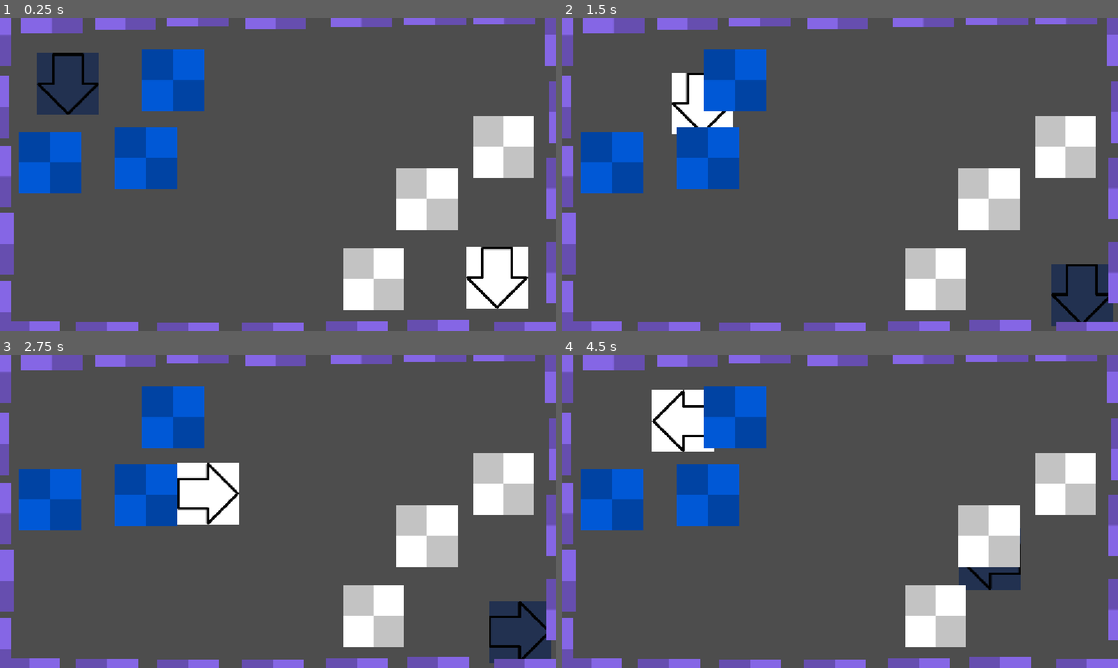
Above: before the commit, frames 1-4 (two rows, left to right).
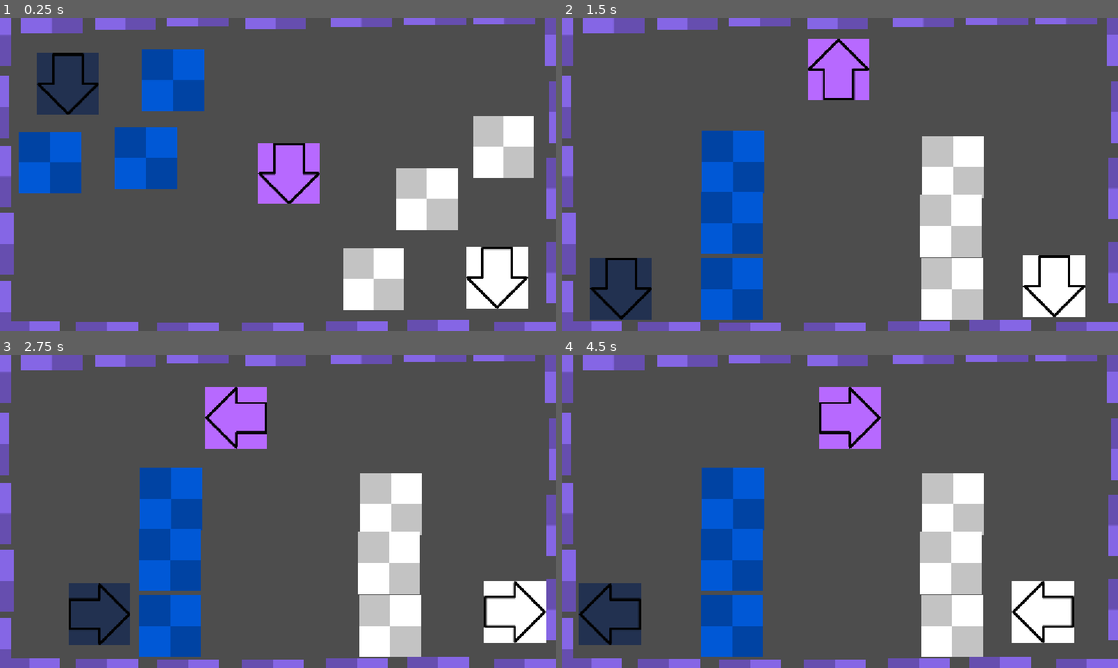
Above: after the commit, the same moments.

Repository: Equipe-Plasma/Switch-Shadow
Game: Godot game, scene res://fase/fase 1/fase_1.tscn
The game is run twice, just before and just after one commit, with the same random seed, the same clock (stepped at 60 frames per second) and the same inputs. Before the commit the project starts from res://fase/fase_1.tscn.
Inputs:
- Up to frame 1 (0.25 s): no input
- Up to frame 2 (1.5 s): tap Enter (proxima_fase, bound only after the commit) at 0.5, 0.8, 1.35 s; hold D (mover_direita) 0.53-1.28 s; hold Space (trocar_sombra) 0.53-1.28 s; hold S (mover_baixo) from 1.28 s (still down)
- Up to frame 3 (2.75 s): tap Space (trocar_sombra) at 1.55 s; release S (mover_baixo) at 2.03 s; hold D (mover_direita) from 2.03 s (still down); hold Space (trocar_sombra) from 2.03 s (still down); tap Enter (proxima_fase, bound only after the commit) at 2.3 s
- Up to frame 4 (4.5 s): release D (mover_direita) at 2.78 s; release Space (trocar_sombra) at 2.78 s; hold W (mover_cima) 2.78-3.53 s; tap Enter (proxima_fase, bound only after the commit) at 2.85, 3.8, 4.35 s; tap Space (trocar_sombra) at 3.05 s; hold Space (trocar_sombra) 3.53-4.28 s; hold A (mover_esquerda) from 3.53 s (still down)

The runs differ from the first frame. In frame 1, 2.2% of the frame differs, in the area x 46-58%, y 40-60%; in frame 2, 29%; in frame 3, 29%; in frame 4, 29%, in the area x 3-96%, y 10-97%.

Commit message:
sombra reversa adicionada

Diff:
--- /dev/null
+++ b/fase/fase 1/fase_1.gd
@@ -0,0 +1,51 @@
+extends Node2D
+
+@onready var player: CharacterBody2D = $Player
+@onready var sombra: CharacterBody2D = $Sombra
+
+func _unhandled_input(event: InputEvent) -> void:
+	# Quando o jogador apertar o botão de troca (ESPAÇO)
+	if event.is_action_pressed("trocar_sombra"):
+		trocar_posicoes()
+
+	# Atalho para avançar de fase ao apertar Enter (ui_accept)
+	if event.is_action_pressed("proxima_fase"):
+		# Substitua pelo caminho real do seu arquivo fase_2.tscn
+		get_tree().change_scene_to_file("res://fase/fase 2/fase_2.tscn")
+
+func trocar_posicoes() -> void:
+	if player == null or sombra == null:
+		return
+
+	if not pode_trocar_posicoes():
+		print("Acão bloqueada:Personagem na parede!! ")
+		return
+
+	# Se estiver tudo certo, executa a troca
+	realizar_troca()
+
+func pode_trocar_posicoes() -> bool:
+	# 1. Simula a posição de destino do Player
+	var trans_player_destino = player.global_transform
+	trans_player_destino.origin = sombra.global_position
+
+	# 2. Simula a posição de destino da Sombra
+	var trans_sombra_destino = sombra.global_transform
+	trans_sombra_destino.origin = player.global_position
+
+	# 3. Verifica se algum deles esta na sua parede
+	var player_bate = player.test_move(trans_player_destino, Vector2.ZERO)
+	var sombra_bate = sombra.test_move(trans_sombra_destino, Vector2.ZERO)
+
+	# Retorna verdadeiro apenas se ambos estiverem livres para a troca
+	return not (player_bate or sombra_bate)
+
+func realizar_troca() -> void:
+	# Guardamos temporariamente a posição exata do player
+	var pos_temp_player = player.global_position
+
+	# O Player vai para a posição da Sombra
+	player.global_position = sombra.global_position
+
+	# A Sombra vai para onde o Player estava
+	sombra.global_position = pos_temp_player
--- a/fase/fase_1.tscn
+++ b/fase/fase 1/fase_1.tscn
@@ -1,6 +1,6 @@
 [gd_scene format=3 uid="uid://ku2qhciexdrr"]
 
-[ext_resource type="Script" uid="uid://db4gyi5v7kac3" path="res://fase/fase_1.gd" id="1_eb6rn"]
+[ext_resource type="Script" uid="uid://db4gyi5v7kac3" path="res://fase/fase 1/fase_1.gd" id="1_eb6rn"]
 [ext_resource type="PackedScene" uid="uid://ct6jg287mf5y7" path="res://player/player.tscn" id="2_hffw0"]
 [ext_resource type="PackedScene" uid="uid://c38q4f7g50dtq" path="res://sombra/sombra.tscn" id="3_68bho"]
 [ext_resource type="Texture2D" uid="uid://rn6frb51q6g1" path="res://assets/parabaixo.png" id="3_nitit"]
@@ -9,6 +9,7 @@
 [ext_resource type="PackedScene" uid="uid://cv1kaaq84myxc" path="res://parede/parede_bloqueia_sombra.tscn" id="5_8t630"]
 [ext_resource type="Texture2D" uid="uid://bv4a0sa76bqm1" path="res://assets/paradireita.png" id="5_nitit"]
 [ext_resource type="PackedScene" uid="uid://dxxyiof204lp2" path="res://parede/parede_geral.tscn" id="6_h75nb"]
+[ext_resource type="PackedScene" uid="uid://ca0sreux3v314" path="res://sombra_reversa/sombra_reversa.tscn" id="10_13r4u"]
 
 [node name="Fase1" type="Node2D" unique_id=1904190499]
 script = ExtResource("1_eb6rn")
@@ -113,3 +114,6 @@
 
 [node name="ParedeBloqueiaPlayer3" parent="." unique_id=1437113402 instance=ExtResource("4_ge8mc")]
 position = Vector2(884, 374)
+
+[node name="Sombra2" parent="." unique_id=1175693242 instance=ExtResource("10_13r4u")]
+position = Vector2(599, 322)
--- /dev/null
+++ b/fase/fase 2/fase_2.tscn
@@ -0,0 +1,119 @@
+[gd_scene format=3 uid="uid://dcwen58g24r4d"]
+
+[ext_resource type="Script" uid="uid://db4gyi5v7kac3" path="res://fase/fase 1/fase_1.gd" id="1_jmxpb"]
+[ext_resource type="PackedScene" uid="uid://ct6jg287mf5y7" path="res://player/player.tscn" id="2_s3f3q"]
+[ext_resource type="Texture2D" uid="uid://rn6frb51q6g1" path="res://assets/parabaixo.png" id="3_jdyb1"]
+[ext_resource type="Texture2D" uid="uid://p85hfea614fx" path="res://assets/paracima.png" id="4_783b1"]
+[ext_resource type="Texture2D" uid="uid://bv4a0sa76bqm1" path="res://assets/paradireita.png" id="5_jmh0r"]
+[ext_resource type="PackedScene" uid="uid://c38q4f7g50dtq" path="res://sombra/sombra.tscn" id="6_3hame"]
+[ext_resource type="PackedScene" uid="uid://b0nugb86ufv0r" path="res://parede/parede_bloqueia_player.tscn" id="7_67a0w"]
+[ext_resource type="PackedScene" uid="uid://cv1kaaq84myxc" path="res://parede/parede_bloqueia_sombra.tscn" id="8_iaody"]
+[ext_resource type="PackedScene" uid="uid://dxxyiof204lp2" path="res://parede/parede_geral.tscn" id="9_sx8e5"]
+[ext_resource type="PackedScene" uid="uid://ca0sreux3v314" path="res://sombra_reversa/sombra_reversa.tscn" id="10_1kqf1"]
+
+[node name="Fase1" type="Node2D" unique_id=1904190499]
+script = ExtResource("1_jmxpb")
+
+[node name="Player" parent="." unique_id=2008145688 instance=ExtResource("2_s3f3q")]
+position = Vector2(1020, 532)
+textura_frente = ExtResource("3_jdyb1")
+textura_costas = ExtResource("4_783b1")
+textura_dos_lados_direta = ExtResource("5_jmh0r")
+
+[node name="Sombra" parent="." unique_id=1092208446 instance=ExtResource("6_3hame")]
+modulate = Color(0.31431612, 0.31431612, 0.3143161, 1)
+self_modulate = Color(0.31431612, 0.31431612, 0.3143161, 1)
+position = Vector2(123, 537)
+textura_frente = ExtResource("3_jdyb1")
+textura_costas = ExtResource("4_783b1")
+textura_dos_lados_direta = ExtResource("5_jmh0r")
+
+[node name="ParedeBloqueiaPlayer" parent="." unique_id=87217196 instance=ExtResource("7_67a0w")]
+position = Vector2(810, 308)
+
+[node name="ParedeBloqueiaSombra" parent="." unique_id=1779242448 instance=ExtResource("8_iaody")]
+position = Vector2(353, 561)
+
+[node name="ParedeGeral" parent="." unique_id=306821597 instance=ExtResource("9_sx8e5")]
+position = Vector2(1195, 353)
+
+[node name="ParedeGeral2" parent="." unique_id=1913367408 instance=ExtResource("9_sx8e5")]
+position = Vector2(1195, 527)
+
+[node name="ParedeGeral3" parent="." unique_id=1721428447 instance=ExtResource("9_sx8e5")]
+position = Vector2(1087, 693)
+
+[node name="ParedeGeral4" parent="." unique_id=1640026859 instance=ExtResource("9_sx8e5")]
+position = Vector2(907, 690)
+
+[node name="ParedeGeral5" parent="." unique_id=503687909 instance=ExtResource("9_sx8e5")]
+position = Vector2(740, 691)
+
+[node name="ParedeGeral6" parent="." unique_id=1285541455 instance=ExtResource("9_sx8e5")]
+position = Vector2(566, 696)
+
+[node name="ParedeGeral7" parent="." unique_id=1369612992 instance=ExtResource("9_sx8e5")]
+position = Vector2(390, 695)
+
+[node name="ParedeGeral8" parent="." unique_id=1537510576 instance=ExtResource("9_sx8e5")]
+position = Vector2(221, 693)
+
+[node name="ParedeGeral9" parent="." unique_id=751249896 instance=ExtResource("9_sx8e5")]
+position = Vector2(61, 692)
+
+[node name="ParedeGeral10" parent="." unique_id=43323714 instance=ExtResource("9_sx8e5")]
+position = Vector2(1202, 194)
+
+[node name="ParedeGeral11" parent="." unique_id=691673154 instance=ExtResource("9_sx8e5")]
+position = Vector2(1193, 35)
+
+[node name="ParedeGeral12" parent="." unique_id=861761883 instance=ExtResource("9_sx8e5")]
+position = Vector2(1045, -52)
+
+[node name="ParedeGeral13" parent="." unique_id=1996908015 instance=ExtResource("9_sx8e5")]
+position = Vector2(901, -49)
+
+[node name="ParedeGeral14" parent="." unique_id=1266320720 instance=ExtResource("9_sx8e5")]
+position = Vector2(749, -46)
+
+[node name="ParedeGeral15" parent="." unique_id=1824911818 instance=ExtResource("9_sx8e5")]
+position = Vector2(571, -42)
+
+[node name="ParedeGeral16" parent="." unique_id=1570411885 instance=ExtResource("9_sx8e5")]
+position = Vector2(410, -48)
+
+[node name="ParedeGeral17" parent="." unique_id=882662667 instance=ExtResource("9_sx8e5")]
+position = Vector2(260, -39)
+
+[node name="ParedeGeral18" parent="." unique_id=431155077 instance=ExtResource("9_sx8e5")]
+position = Vector2(107, -33)
+
+[node name="ParedeGeral19" parent="." unique_id=2002710575 instance=ExtResource("9_sx8e5")]
+position = Vector2(-42, 36)
+
+[node name="ParedeGeral20" parent="." unique_id=809418909 instance=ExtResource("9_sx8e5")]
+position = Vector2(-45, 184)
+
+[node name="ParedeGeral21" parent="." unique_id=327313619 instance=ExtResource("9_sx8e5")]
+position = Vector2(-42, 328)
+
+[node name="ParedeGeral22" parent="." unique_id=100706162 instance=ExtResource("9_sx8e5")]
+position = Vector2(-36, 468)
+
+[node name="ParedeGeral23" parent="." unique_id=1027821969 instance=ExtResource("9_sx8e5")]
+position = Vector2(-42, 609)
+
+[node name="ParedeBloqueiaSombra2" parent="." unique_id=440351158 instance=ExtResource("8_iaody")]
+position = Vector2(355, 298)
+
+[node name="ParedeBloqueiaSombra3" parent="." unique_id=1071277746 instance=ExtResource("8_iaody")]
+position = Vector2(352, 425)
+
+[node name="ParedeBloqueiaPlayer2" parent="." unique_id=1151557831 instance=ExtResource("7_67a0w")]
+position = Vector2(808, 561)
+
+[node name="ParedeBloqueiaPlayer3" parent="." unique_id=1437113402 instance=ExtResource("7_67a0w")]
+position = Vector2(806, 431)
+
+[node name="Sombra2" parent="." unique_id=1175693242 instance=ExtResource("10_1kqf1")]
+position = Vector2(573, 130)
--- a/parede/parede_bloqueia_player.tscn
+++ b/parede/parede_bloqueia_player.tscn
@@ -3,7 +3,7 @@
 [ext_resource type="Texture2D" uid="uid://sq0ylhhc2fj3" path="res://assets/parede.png" id="1_ct658"]
 
 [sub_resource type="RectangleShape2D" id="RectangleShape2D_123ki"]
-size = Vector2(123, 125)
+size = Vector2(129, 128)
 
 [node name="ParedeBloqueiaPlayer" type="StaticBody2D" unique_id=87217196]
 collision_layer = 8
@@ -12,5 +12,5 @@
 texture = ExtResource("1_ct658")
 
 [node name="CollisionShape2D" type="CollisionShape2D" parent="." unique_id=943126472]
-position = Vector2(-0.5, -0.5)
+position = Vector2(0.5, 0)
 shape = SubResource("RectangleShape2D_123ki")
--- a/parede/parede_bloqueia_sombra.tscn
+++ b/parede/parede_bloqueia_sombra.tscn
@@ -3,7 +3,7 @@
 [ext_resource type="Texture2D" uid="uid://sq0ylhhc2fj3" path="res://assets/parede.png" id="1_4i3fs"]
 
 [sub_resource type="RectangleShape2D" id="RectangleShape2D_123ki"]
-size = Vector2(118, 121)
+size = Vector2(127, 128)
 
 [node name="ParedeBloqueiaSombra" type="StaticBody2D" unique_id=87217196]
 collision_layer = 16
@@ -13,5 +13,5 @@
 texture = ExtResource("1_4i3fs")
 
 [node name="CollisionShape2D" type="CollisionShape2D" parent="." unique_id=943126472]
-position = Vector2(-1, 0.5)
+position = Vector2(-0.5, 0)
 shape = SubResource("RectangleShape2D_123ki")
--- a/parede/parede_geral.tscn
+++ b/parede/parede_geral.tscn
@@ -3,7 +3,7 @@
 [ext_resource type="Texture2D" uid="uid://sq0ylhhc2fj3" path="res://assets/parede.png" id="1_wjy07"]
 
 [sub_resource type="RectangleShape2D" id="RectangleShape2D_123ki"]
-size = Vector2(119, 122)
+size = Vector2(128, 126)
 
 [node name="ParedeGeral" type="StaticBody2D" unique_id=87217196]
 collision_layer = 4
@@ -13,5 +13,4 @@
 texture = ExtResource("1_wjy07")
 
 [node name="CollisionShape2D" type="CollisionShape2D" parent="." unique_id=943126472]
-position = Vector2(-0.5, 0)
 shape = SubResource("RectangleShape2D_123ki")
--- a/player/player.tscn
+++ b/player/player.tscn
@@ -2,13 +2,18 @@
 
 [ext_resource type="Script" uid="uid://uqp8dv3c7i3s" path="res://player/player.gd" id="1_onrkg"]
 [ext_resource type="Texture2D" uid="uid://rn6frb51q6g1" path="res://assets/parabaixo.png" id="2_rkbax"]
+[ext_resource type="Texture2D" uid="uid://p85hfea614fx" path="res://assets/paracima.png" id="2_yw30f"]
+[ext_resource type="Texture2D" uid="uid://bv4a0sa76bqm1" path="res://assets/paradireita.png" id="4_qjkh3"]
 
 [sub_resource type="RectangleShape2D" id="RectangleShape2D_123ki"]
-size = Vector2(120, 118)
+size = Vector2(128, 128)
 
 [node name="Player" type="CharacterBody2D" unique_id=2008145688]
 collision_mask = 12
 script = ExtResource("1_onrkg")
+textura_frente = ExtResource("2_yw30f")
+textura_costas = ExtResource("2_rkbax")
+textura_dos_lados_direta = ExtResource("4_qjkh3")
 
 [node name="Sprite2D" type="Sprite2D" parent="." unique_id=365291795]
 texture = ExtResource("2_rkbax")
--- a/project.godot
+++ b/project.godot
@@ -51,6 +51,11 @@
 "events": [Object(InputEventKey,"resource_local_to_scene":false,"resource_name":"","device":-1,"window_id":0,"alt_press …(191 unchanged characters)…
 ]
 }
+proxima_fase={
+"deadzone": 0.2,
+"events": [Object(InputEventKey,"resource_local_to_scene":false,"resource_name":"","device":-1,"window_id":0,"alt_pressed":false,"shift_pressed":false,"ctrl_pressed":false,"meta_pressed":false,"pressed":false,"keycode":0,"physical_keycode":4194309,"key_label":0,"unicode":0,"location":0,"echo":false,"script":null)
+]
+}
 
 [layer_names]
 
--- a/sombra/sombra.tscn
+++ b/sombra/sombra.tscn
@@ -2,19 +2,24 @@
 
 [ext_resource type="Script" uid="uid://clkwhmlcwm8a8" path="res://sombra/sombra.gd" id="1_5qid6"]
 [ext_resource type="Texture2D" uid="uid://rn6frb51q6g1" path="res://assets/parabaixo.png" id="2_x44nn"]
+[ext_resource type="Texture2D" uid="uid://p85hfea614fx" path="res://assets/paracima.png" id="2_xsx3n"]
+[ext_resource type="Texture2D" uid="uid://bv4a0sa76bqm1" path="res://assets/paradireita.png" id="4_koliu"]
 
 [sub_resource type="RectangleShape2D" id="RectangleShape2D_onrkg"]
-size = Vector2(117, 119)
+size = Vector2(127, 127)
 
 [node name="Sombra" type="CharacterBody2D" unique_id=1092208446]
 collision_layer = 2
 collision_mask = 20
 script = ExtResource("1_5qid6")
+textura_frente = ExtResource("2_xsx3n")
+textura_costas = ExtResource("2_x44nn")
+textura_dos_lados_direta = ExtResource("4_koliu")
 
 [node name="Sprite2D" type="Sprite2D" parent="." unique_id=1460049725]
 modulate = Color(0.4305154, 0.6182317, 1, 1)
 texture = ExtResource("2_x44nn")
 
 [node name="CollisionShape2D" type="CollisionShape2D" parent="." unique_id=1255377934]
-position = Vector2(-0.5, -0.5)
+position = Vector2(0.5, -0.5)
 shape = SubResource("RectangleShape2D_onrkg")
--- /dev/null
+++ b/sombra_reversa/sombra_reversa.gd
@@ -0,0 +1,41 @@
+extends CharacterBody2D
+
+@export var velocidade: float = 200.0
+@onready var sprite: Sprite2D = $Sprite2D
+
+
+@export var textura_frente: Texture2D   # Para quando anda para baixo
+@export var textura_costas: Texture2D   # Para quando anda para cima
+@export var textura_dos_lados_direta: Texture2D  # Para quando anda para os lados
+
+func _physics_process(_delta: float) -> void:
+	# Exemplo: A sombra faz o movimento idêntico ao player
+	# (Se quiser que ela vá para o lado oposto, troque mover_esquerda por mover_direita e vice-versa)
+	var direcao := Input.get_vector("mover_direita", "mover_esquerda", "mover_baixo", "mover_cima")
+
+	velocity = direcao * velocidade
+	move_and_slide()
+
+# Só muda o visual se o personagem estiver realmente se movendo
+	if direcao != Vector2.ZERO:
+		# Compara se o movimento vertical é maior que o horizontal para ter prioridade
+		if abs(direcao.y) > abs(direcao.x):
+			if direcao.y > 0:
+				# Movendo para baixo
+				if textura_frente:
+					sprite.texture = textura_frente
+				sprite.flip_h = false
+			else:
+				# Movendo para cima
+				if textura_costas:
+					sprite.texture = textura_costas
+				sprite.flip_h = false
+		else:
+			# Movendo para os lados (Esquerda ou Direita)
+			if textura_dos_lados_direta:
+				sprite.texture = textura_dos_lados_direta
+
+			if direcao.x > 0:
+				sprite.flip_h = true  # Direita (normal)
+			elif direcao.x < 0:
+				sprite.flip_h = false   # Esquerda (espelhado)
--- /dev/null
+++ b/sombra_reversa/sombra_reversa.tscn
@@ -0,0 +1,25 @@
+[gd_scene format=3 uid="uid://ca0sreux3v314"]
+
+[ext_resource type="Script" uid="uid://df1xsfoh3qdvh" path="res://sombra_reversa/sombra_reversa.gd" id="1_t31gh"]
+[ext_resource type="Texture2D" uid="uid://p85hfea614fx" path="res://assets/paracima.png" id="2_edr3p"]
+[ext_resource type="Texture2D" uid="uid://rn6frb51q6g1" path="res://assets/parabaixo.png" id="2_tcpa7"]
+[ext_resource type="Texture2D" uid="uid://x3xvexgyh3de" path="res://assets/paraesquerda.png" id="4_edr3p"]
+
+[sub_resource type="RectangleShape2D" id="RectangleShape2D_onrkg"]
+size = Vector2(127, 127)
+
+[node name="Sombra_reversa" type="CharacterBody2D" unique_id=1092208446]
+collision_layer = 2
+collision_mask = 20
+script = ExtResource("1_t31gh")
+textura_frente = ExtResource("2_tcpa7")
+textura_costas = ExtResource("2_edr3p")
+textura_dos_lados_direta = ExtResource("4_edr3p")
+
+[node name="Sprite2D" type="Sprite2D" parent="." unique_id=1460049725]
+modulate = Color(0.7178759, 0.41044083, 1, 1)
+texture = ExtResource("2_tcpa7")
+
+[node name="CollisionShape2D" type="CollisionShape2D" parent="." unique_id=1255377934]
+position = Vector2(0.5, -0.5)
+shape = SubResource("RectangleShape2D_onrkg")
Renamed: fase/fase_1.gd.uid -> fase/fase 1/fase_1.gd.uid
Renamed: fase/fase_1.gd -> fase/fase 2/fase_2.gd
Not shown, added: fase/fase 2/fase_2.gd.uid
Not shown, added: sombra_reversa/sombra_reversa.gd.uid
